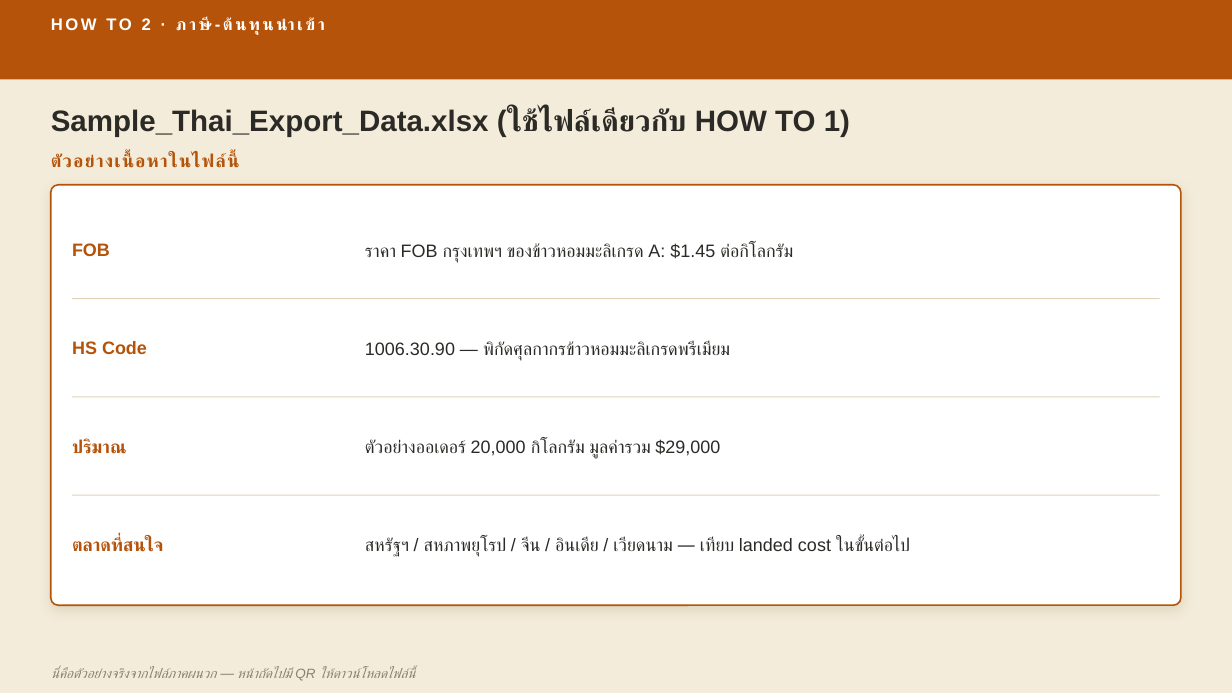
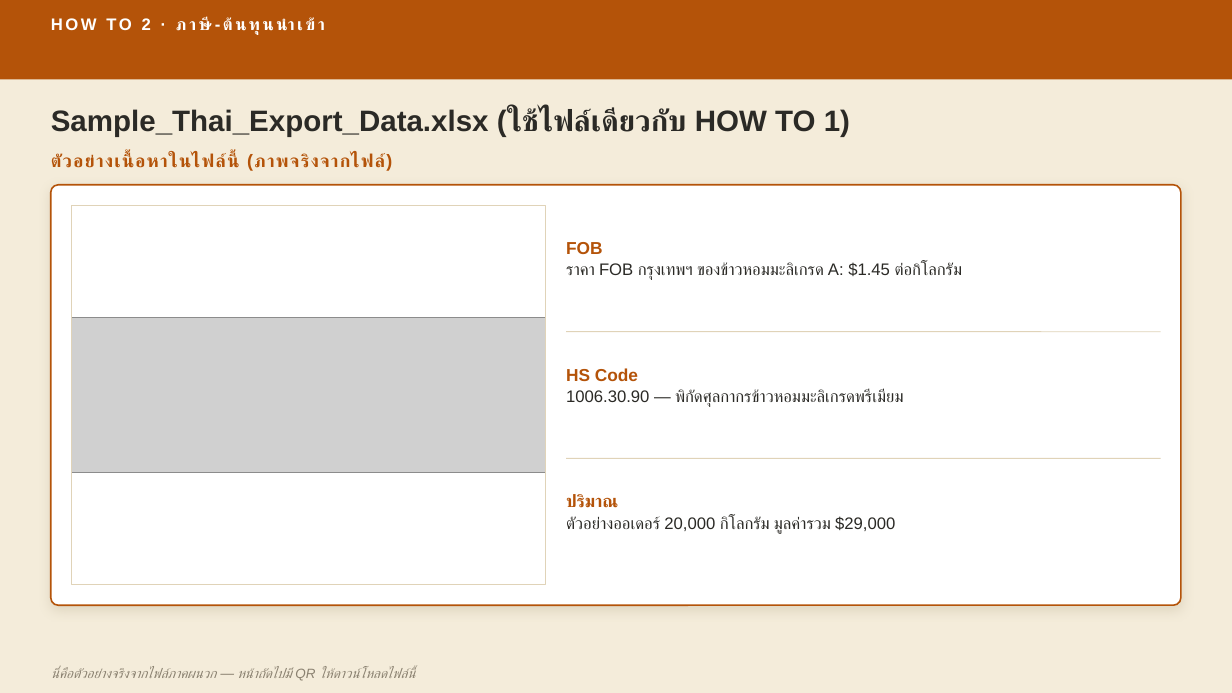
Before and after one commit to skunpoj/krungsri, a slide deck: slide 18 of deck/out3.pptx. Drawn at 1232x693 pixels with LibreOffice and Linux fonts; fonts in the diff are those of the drawing; grey boxes stand for pictures. Boxes give left, top, right and bottom in pixels: in the first picture for what was removed or moved away, otherwise in the second. Text is boxed around its words. In the diff, an @@ line names an element or a change of style, - is before the commit and + after.

```diff
--- a/deck/out3.pptx
+++ b/deck/out3.pptx
@@ text at (51, 154, 393, 171): text changed @@
-ตัวอย่างเนื้อหาในไฟล์นี้
+ตัวอย่างเนื้อหาในไฟล์นี้ (ภาพจริงจากไฟล์)
@@ rectangle added at (71, 205, 546, 585), outline #E0D3B8 0.75 pt @@
@@ text "FOB": place and size @@
-text "FOB" at (72, 243, 110, 256)
+text "FOB" at (566, 242, 602, 254)
@@ text "ราคา FOB กรุงเทพฯ ของข้าวหอมมะลิเกรด A: ...": place and size @@
-text "ราคา FOB กรุงเทพฯ ของข้าวหอมมะลิเกรด A: ..." at (365, 243, 794, 263)
+text "ราคา FOB กรุงเทพฯ ของข้าวหอมมะลิเกรด A: ..." at (566, 262, 962, 280)
@@ line removed from (72, 299) to (1160, 299) @@
@@ picture added at (71, 318, 546, 473) @@
@@ text "HS Code": place and size @@
-text "HS Code" at (72, 341, 147, 354)
+text "HS Code" at (566, 368, 638, 381)
@@ line added from (567, 332) to (1161, 332), #E0D3B8 0.75 pt @@
@@ text "1006.30.90 — พิกัดศุลกากรข้าวหอมมะลิเกรดพรีเมียม": place and size @@
-text "1006.30.90 — พิกัดศุลกากรข้าวหอมมะลิเกรดพรีเมียม" at (365, 341, 731, 361)
+text "1006.30.90 — พิกัดศุลกากรข้าวหอมมะลิเกรดพรีเมียม" at (566, 389, 903, 407)
@@ line removed from (72, 396) to (1160, 396) @@
@@ size 14 to 13.5 pt; vertical alignment middle to bottom in 3 elements at (566, 242, 602, 254), (566, 368, 638, 381), (566, 494, 618, 508) @@
@@ text "ปริมาณ": place and size @@
-text "ปริมาณ" at (72, 439, 126, 454)
+text "ปริมาณ" at (566, 494, 618, 508)
@@ line added from (567, 458) to (1161, 458), #E0D3B8 0.75 pt @@
@@ line removed from (72, 495) to (1160, 495) @@
@@ text removed at (72, 537, 163, 552) @@
-ตลาดที่สนใจ
@@ text removed at (365, 538, 910, 557) @@
-สหรัฐฯ / สหภาพยุโรป / จีน / อินเดีย / เวียดนาม — เทียบ landed cost ในขั้นต่อไป
@@ size 14 to 13 pt; vertical alignment middle to top in 3 elements at (566, 262, 962, 280), (566, 389, 903, 407), (566, 516, 895, 534) @@
@@ text "ตัวอย่างออเดอร์ 20,000 กิโลกรัม มูลค่ารวม $29,000": place and size @@
-text "ตัวอย่างออเดอร์ 20,000 กิโลกรัม มูลค่ารวม $29,000" at (365, 439, 720, 459)
+text "ตัวอย่างออเดอร์ 20,000 กิโลกรัม มูลค่ารวม $29,000" at (566, 516, 895, 534)
```
Also in this commit, not shown: 9 other slides changed, 7 other files.
